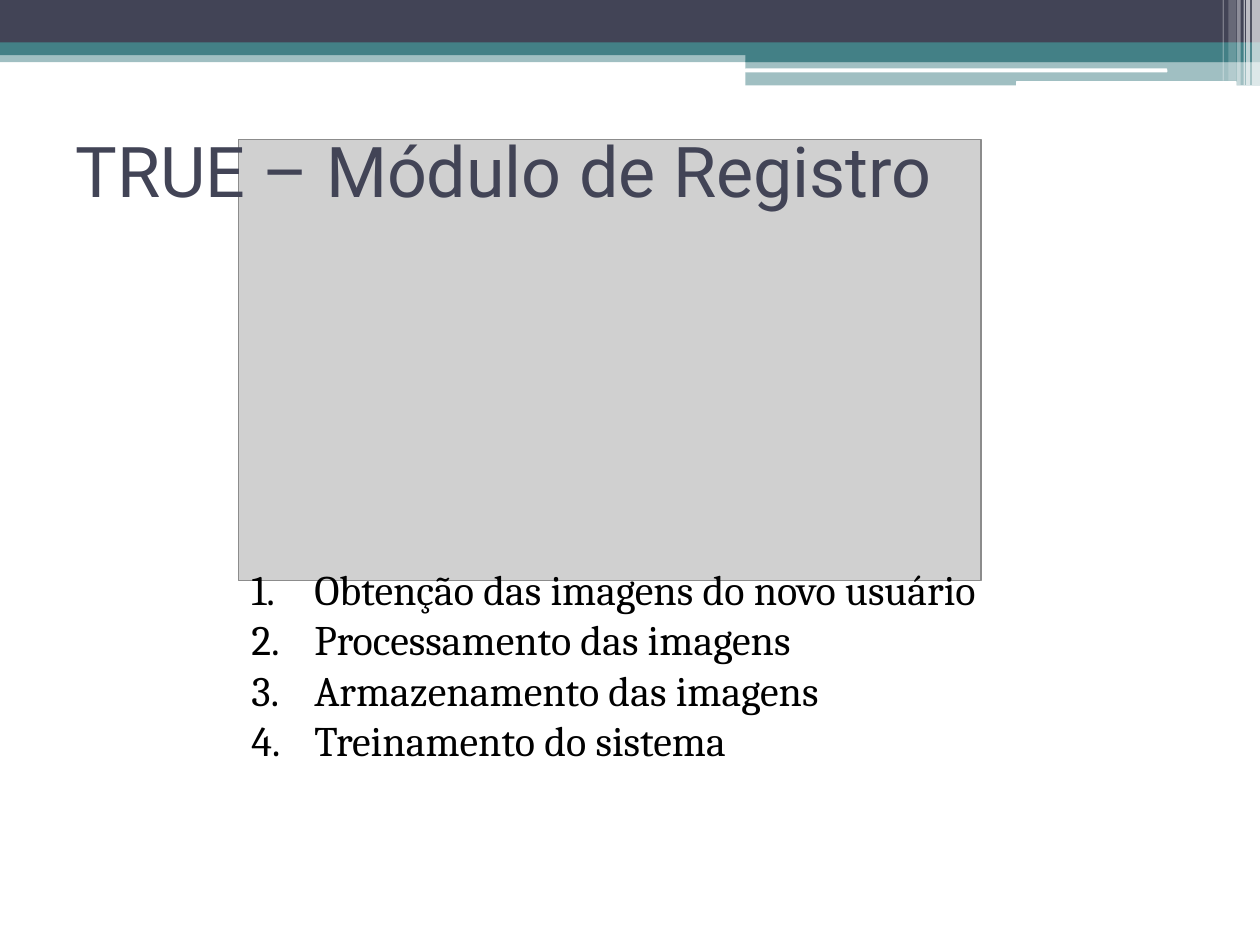
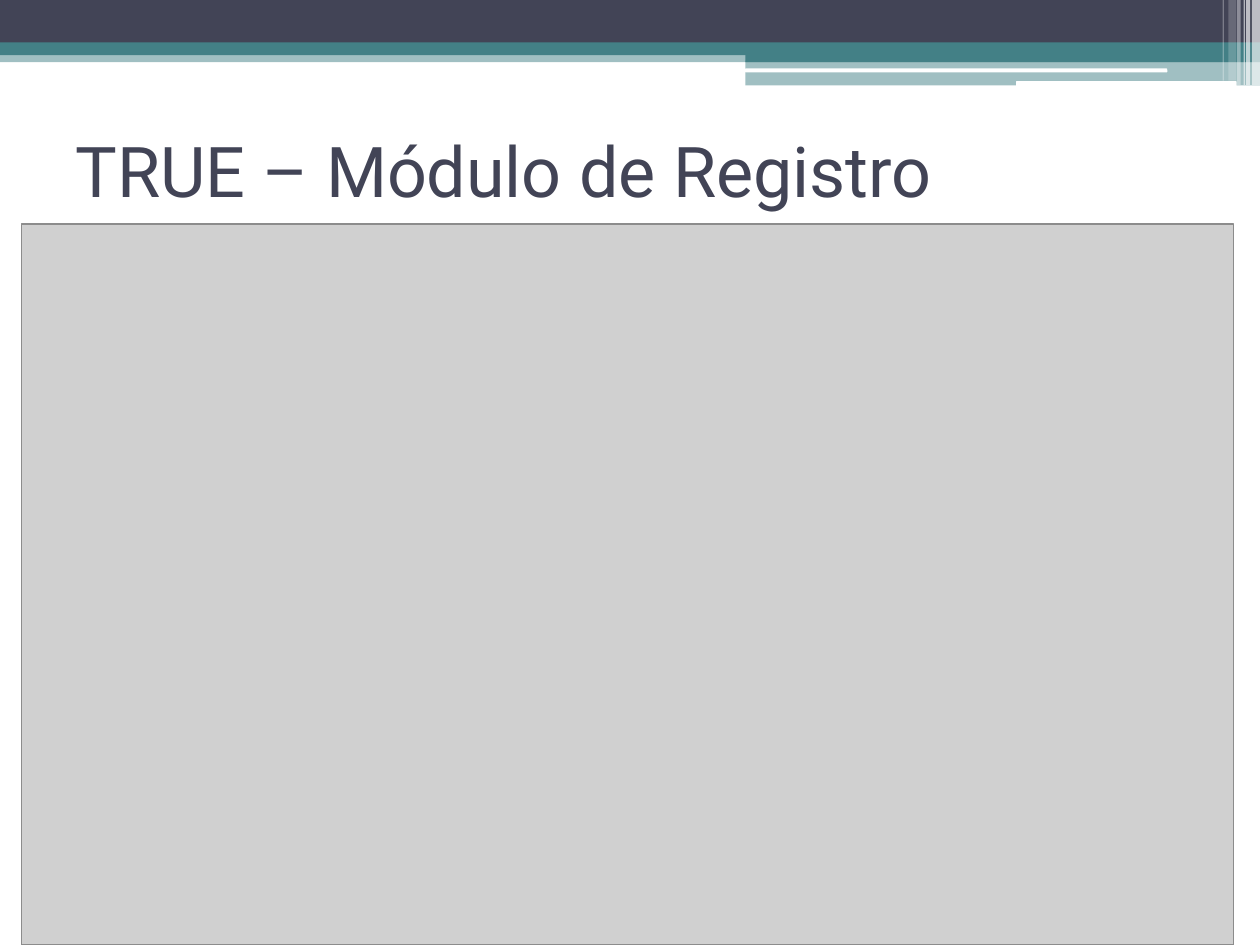
Before and after one commit to talesporto/Artigo-TRUE-SBCUP, a slide deck: slide 15 of apresentacao/ApresentacaoSBCUP.pptx (slide 16 before the commit). Drawn at 1260x945 pixels with LibreOffice and Linux fonts; fonts in the diff are those of the drawing; grey boxes stand for pictures. Boxes give left, top, right and bottom in pixels: in the first picture for what was removed or moved away, otherwise in the second. Text is boxed around its words. In the diff, an @@ line names an element or a change of style, - is before the commit and + after.

Commit message:
Ajuste na apresentação. Remoção dos textos presentes nos slides e adição de imagens.

```diff
--- a/apresentacao/ApresentacaoSBCUP.pptx
+++ b/apresentacao/ApresentacaoSBCUP.pptx
@@ picture: place and size @@
-picture at (239, 140, 982, 581)
+picture at (21, 224, 1234, 945)
@@ text removed at (314, 575, 976, 757) @@
-1. Obtenção das imagens do novo usuário
-2. Processamento das imagens
-3. Armazenamento das imagens
-4. Treinamento do sistema
```
Also in this commit, not shown: 6 other slides changed.
